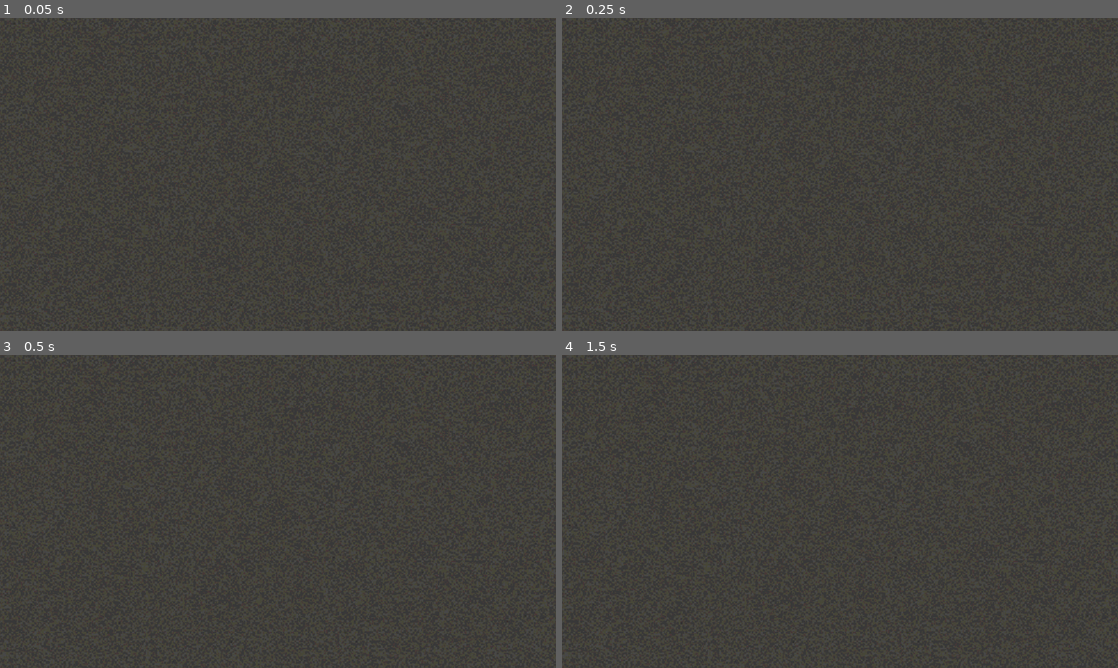
Above: before the commit, frames 1-4 (two rows, left to right).
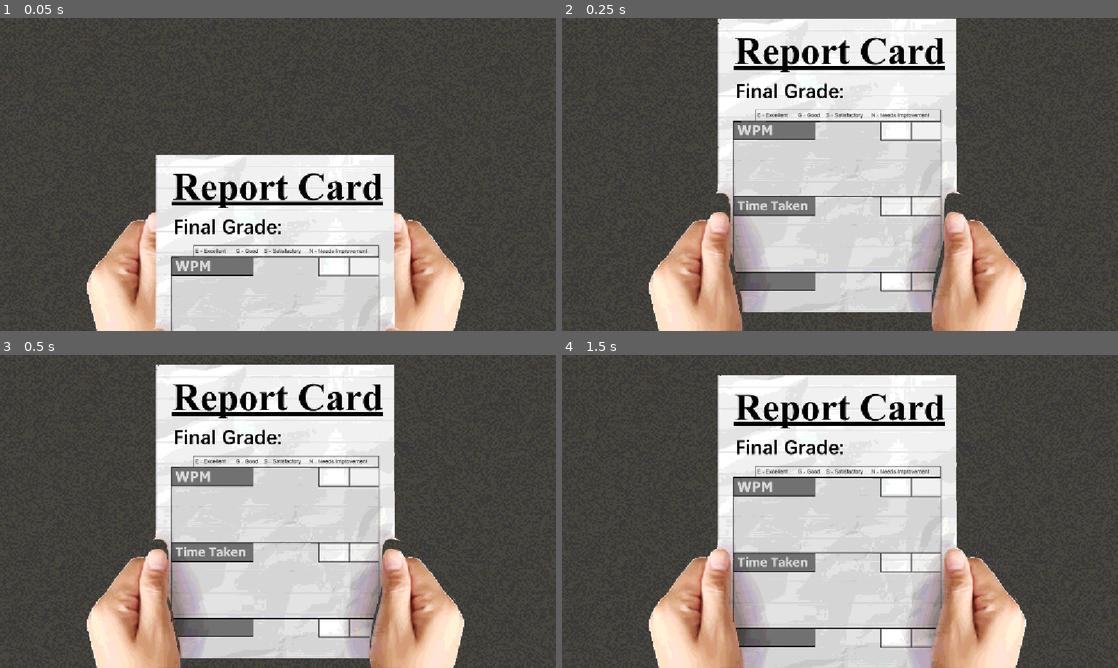
Above: after the commit, the same moments.

Repository: Vick-St3r/haven-keyboard
Game: Godot game, scene res://scenes/score.tscn
Two runs of this game, one before a commit and one after it. Both use one fixed random seed, a clock stepped at 60 frames per second and the inputs below. This scene is started directly instead of the project's main scene.
Inputs (mouse positions are in pixels of both pictures, inside the frame that each line leads up to):
- Up to frame 1 (0.05 s): no input
- Up to frame 2 (0.25 s): no input
- Up to frame 3 (0.5 s): no input
- Up to frame 4 (1.5 s): move the mouse to (962, 495) at 0.52 s; click (962, 495) at 0.67 s; tap Enter at 1.25 s; move the mouse to (728, 527) at 1.27 s; click (728, 527) at 1.42 s

The runs differ from the first frame. In frame 1, 31% of the frame differs, in the area x 15-84%, y 43-100%; in frame 2, 47%; in frame 3, 47%, in the area x 15-84%, y 3-100%; in frame 4, 47%.

Commit message:
jegoierh;goer

Diff:
--- a/scenes/score.tscn
+++ b/scenes/score.tscn
@@ -1,10 +1,25 @@
 [gd_scene format=3 uid="uid://vj3uujx8ng54"]
 
 [ext_resource type="Texture2D" uid="uid://nmfrsoy2h77v" path="res://assets/maingame/floor bg.png" id="1_8juob"]
+[ext_resource type="Script" uid="uid://o5qjccd740t7" path="res://scripts/score.gd" id="1_lew60"]
+[ext_resource type="Texture2D" uid="uid://xhewfy6ybf5t" path="res://assets/score/thumbays.png" id="3_68bkv"]
+[ext_resource type="Texture2D" uid="uid://cdcl8jvfddqdu" path="res://assets/score/normalpaper.png" id="4_xcjqx"]
 
 [node name="Score" type="Node" unique_id=1158445384]
+script = ExtResource("1_lew60")
 
 [node name="bg" type="TextureRect" parent="." unique_id=1557537278]
 offset_right = 40.0
 offset_bottom = 40.0
 texture = ExtResource("1_8juob")
+
+[node name="hands" type="TextureRect" parent="." unique_id=1465799147]
+offset_right = 40.0
+offset_bottom = 40.0
+texture = ExtResource("3_68bkv")
+
+[node name="reportcard" type="TextureRect" parent="." unique_id=2016487040]
+offset_top = 500.0
+offset_right = 1152.0
+offset_bottom = 1148.0
+texture = ExtResource("4_xcjqx")
--- /dev/null
+++ b/scripts/score.gd
@@ -0,0 +1,15 @@
+extends Node
+
+@onready var reportcard = $reportcard
+
+# Called when the node enters the scene tree for the first time.
+func _ready() -> void:
+	var tween = create_tween()
+	tween.set_trans(Tween.TRANS_ELASTIC)
+	tween.set_ease(Tween.EASE_OUT)
+	tween.tween_property(reportcard, "position", Vector2(0,0), 1.2)
+
+
+# Called every frame. 'delta' is the elapsed time since the previous frame.
+func _process(delta: float) -> void:
+	pass
--- /dev/null
+++ b/scripts/signalsender.gd
@@ -0,0 +1,11 @@
+extends Node
+
+
+# Called when the node enters the scene tree for the first time.
+func _ready() -> void:
+	pass # Replace with function body.
+
+
+# Called every frame. 'delta' is the elapsed time since the previous frame.
+func _process(delta: float) -> void:
+	pass
Binary file added: assets/score/credits.png
Not shown, added: assets/score/credits.png.import
Binary file added: assets/score/normalpaper.png
Not shown, added: assets/score/normalpaper.png.import
Binary file added: assets/score/thumbays.png
Not shown, added: assets/score/thumbays.png.import
Not shown, added: scripts/score.gd.uid
Not shown, added: scripts/signalsender.gd.uid
